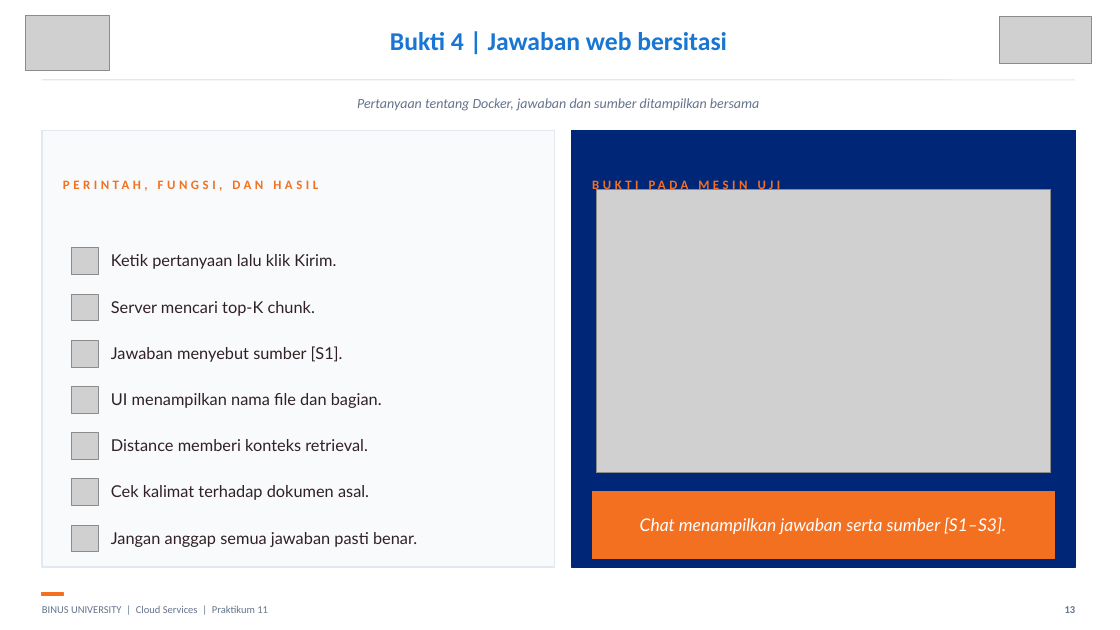
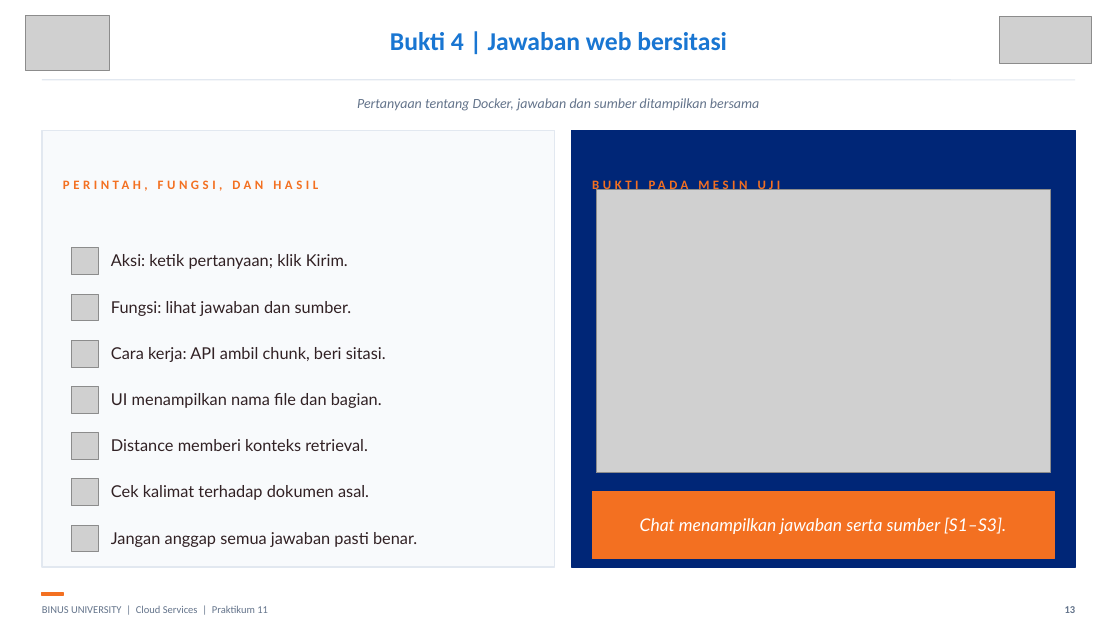
Before and after one commit to SeedFlora/meet11CloudService, a slide deck: slide 13 of slides/LAB11_RAG_pgvector_Bukti_Live.pptx. Drawn at 1120x630 pixels with LibreOffice and Linux fonts; fonts in the diff are those of the drawing; grey boxes stand for pictures. Boxes give left, top, right and bottom in pixels: in the first picture for what was removed or moved away, otherwise in the second. Text is boxed around its words. In the diff, an @@ line names an element or a change of style, - is before the commit and + after.

```diff
--- a/slides/LAB11_RAG_pgvector_Bukti_Live.pptx
+++ b/slides/LAB11_RAG_pgvector_Bukti_Live.pptx
@@ text at [111, 254, 348, 269]: text changed @@
-Ketik pertanyaan lalu klik Kirim.
+Aksi: ketik pertanyaan; klik Kirim.
@@ text at [111, 301, 352, 316]: text changed @@
-Jawaban menyebut sumber [S1].
+Fungsi: lihat jawaban dan sumber.
@@ text removed at [111, 301, 315, 316] @@
-Server mencari top-K chunk.
@@ text added at [111, 347, 386, 362], 14 pt, text #312124 @@
+Cara kerja: API ambil chunk, beri sitasi.
```
Also in this commit, not shown: 11 other slides changed.
